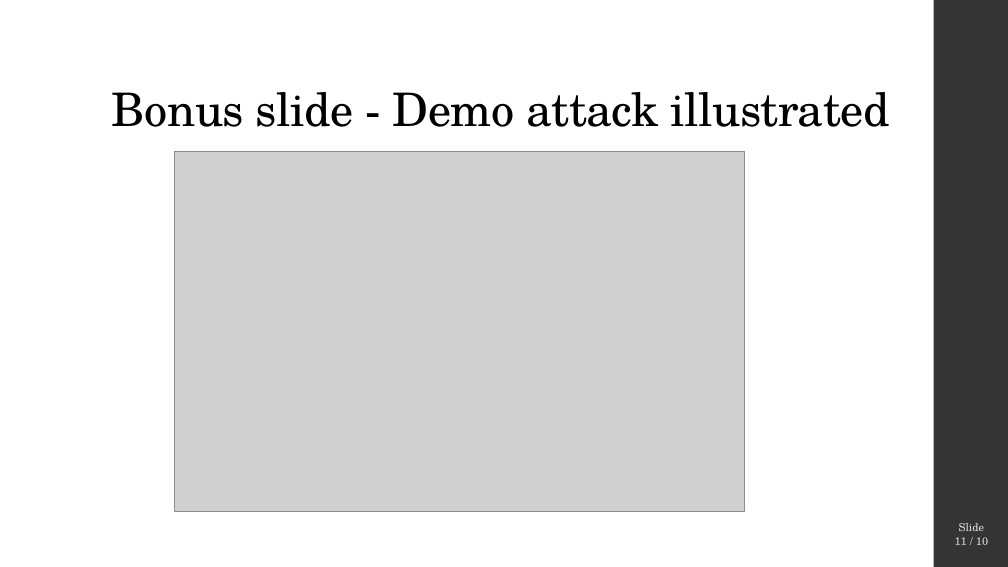
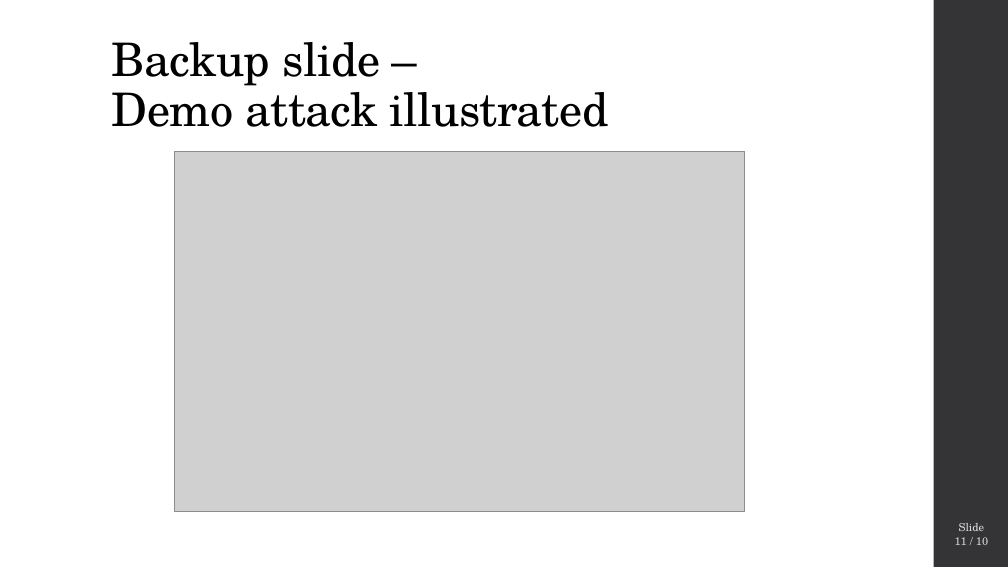
Before and after one commit to gramsimamsi/bachelorThesis, a slide deck: slide 11 of _defense_presentation.pptx. Drawn at 1008x567 pixels with LibreOffice and Linux fonts; fonts in the diff are those of the drawing; grey boxes stand for pictures. Boxes give left, top, right and bottom in pixels: in the first picture for what was removed or moved away, otherwise in the second. Text is boxed around its words. In the diff, an @@ line names an element or a change of style, - is before the commit and + after.

Commit message:
wording update

```diff
--- a/_defense_presentation.pptx
+++ b/_defense_presentation.pptx
@@ title at box(112, 42, 608, 127): text changed @@
-Bonus slide - Demo attack illustrated
+Backup slide –
+Demo attack illustrated
```
Also in this commit, not shown: 2 other slides changed.
